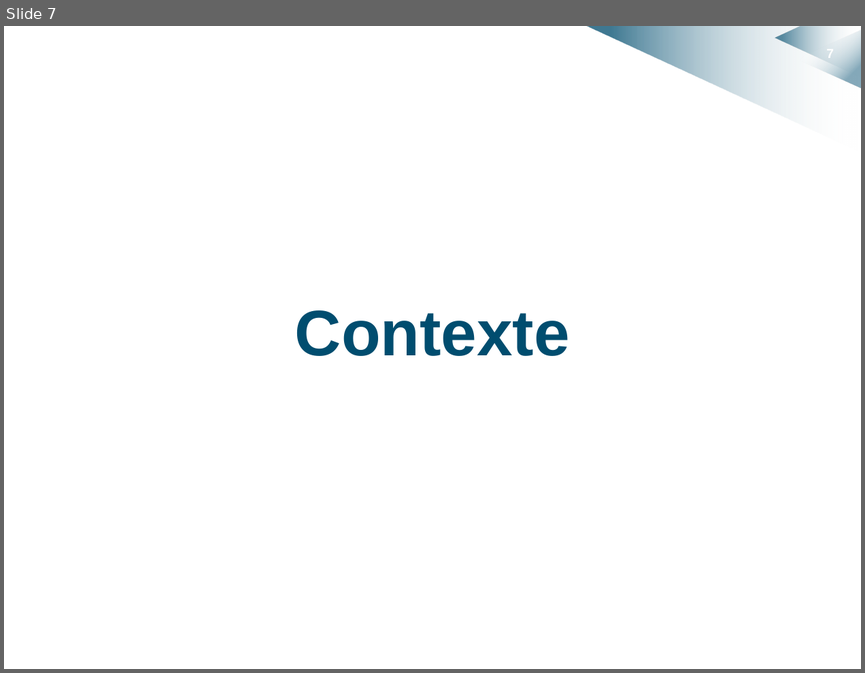
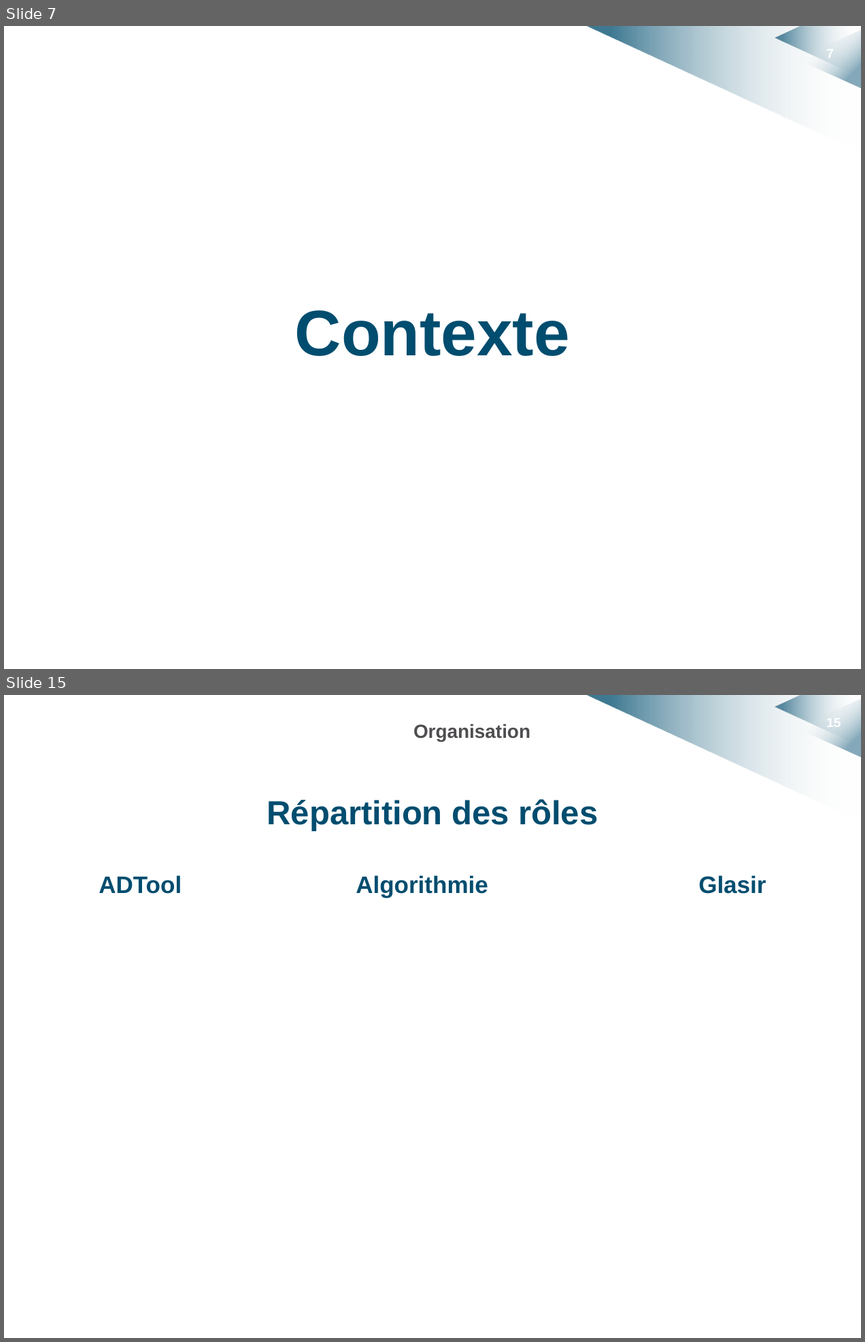
Before and after one commit to HKervadec/korrigolo, a slide deck: soutenances/planification/soutenance_planification.pptx. Shown one above the other, each under a label of ours: slide 7 before the commit, slides 7 and 15 after it; the slides between them are not shown. The pictures are 865x673 and 865x1342 pixels, drawn with LibreOffice and Linux fonts; fonts in the diff are those of the drawing; background and template pictures are left out. Boxes give left, top, right and bottom in pixels: in the first picture for what was removed or moved away, otherwise in the second. Text is boxed around its words. In the diff, an @@ line names an element or a change of style, - is before the commit and + after.

```diff
--- a/soutenances/planification/soutenance_planification.pptx
+++ b/soutenances/planification/soutenance_planification.pptx
@@ slide 15 added at bbox=[4, 695, 861, 1338], background #FFFFFF; not listed: 4 template elements that a slide beside it also shows @@
@@ title added at bbox=[413, 724, 530, 741], 16 pt, text #4F4D50, bold @@
+Organisation
@@ text added at bbox=[99, 799, 766, 898], 20 pt, text #004D6F, bold @@
+Répartition des rôles
+ADTool Algorithmie Glasir
```
Also in this commit, not shown: 5 slides changed, 12 other slides added.
